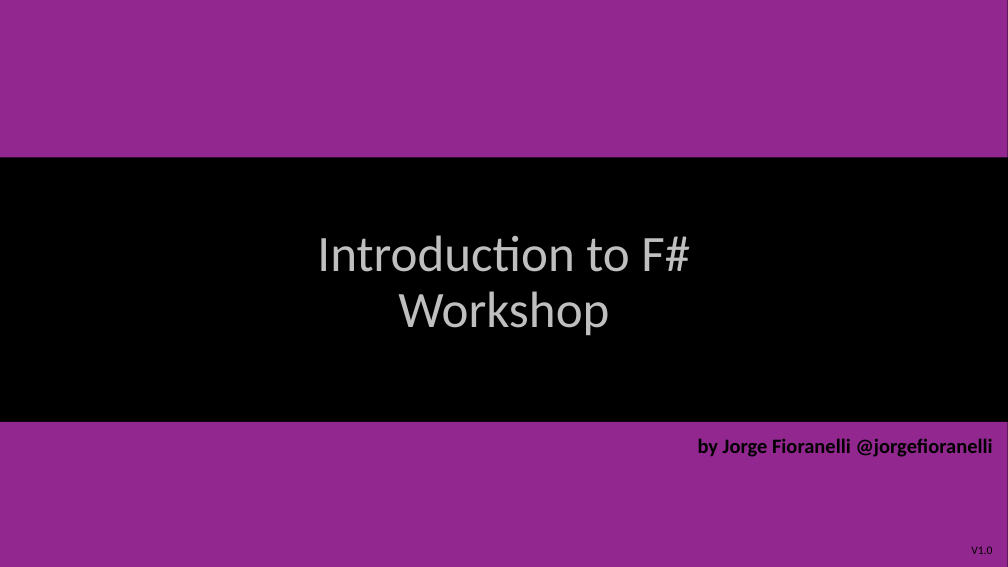
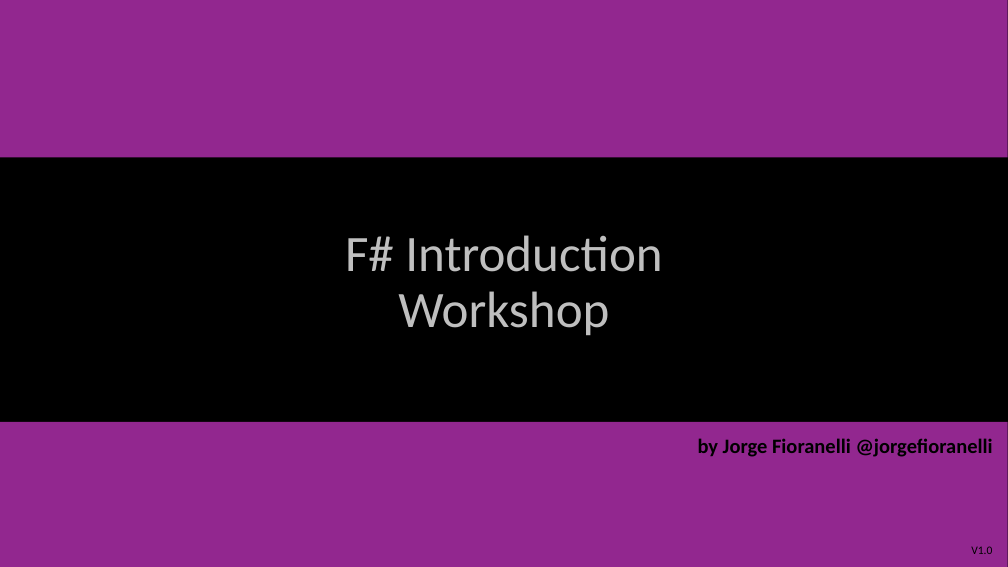
Before and after one commit to jorgef/fsharpworkshop, a slide deck: slide 1 of FSharpWorkshop_Slides.pptx. Drawn at 1008x567 pixels with LibreOffice and Linux fonts; fonts in the diff are those of the drawing. Boxes give left, top, right and bottom in pixels: in the first picture for what was removed or moved away, otherwise in the second. Text is boxed around its words. In the diff, an @@ line names an element or a change of style, - is before the commit and + after.

```diff
--- a/FSharpWorkshop_Slides.pptx
+++ b/FSharpWorkshop_Slides.pptx
@@ title at [345,235,662,336]: text changed @@
-Introduction to F#
-Workshop
+F# Introduction
+Workshop
```
Also in this commit, not shown: 14 other slides changed, 3 other files.
